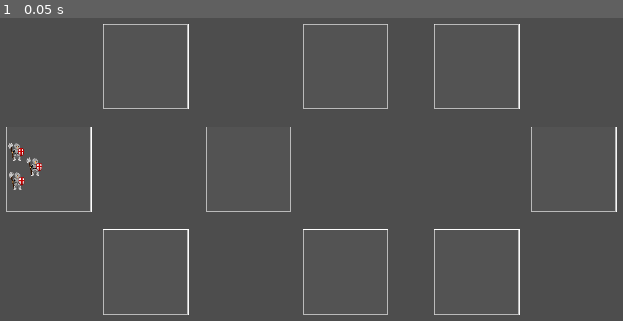
Above: before the commit, frame 1.
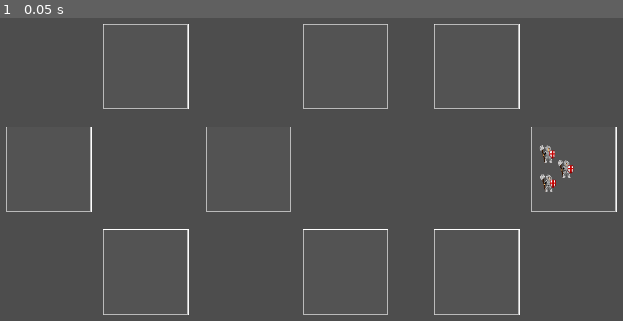
Above: after the commit, the same moment.

Repository: Gamnraa/GMTK-2023-Dungeon-Master
Game: Godot game, scene res://dungeon.tscn
Same seed, same stepped clock (60 frames per second), same inputs: the game is played once before the commit and once after it. The engine's default icon, where the game draws it, is replaced by a stand-in: a white triangle on a blue panel in a dark square.
Inputs:
- Up to frame 1 (0.05 s): no input

The runs differ from the first frame. In frame 1, 0.5% of the frame differs, in the area x 1-93%, y 41-58%.

Commit message:
Party members move to rooms correctly

Diff:
--- /dev/null
+++ b/dungeon.gd
@@ -0,0 +1,41 @@
+extends Node2D
+
+
+# Called when the node enters the scene tree for the first time.
+func _ready():
+	start()
+
+func start():
+	$room.next_rooms.append($room1_1)
+	$room.next_rooms.append($room1_2)
+
+	$room1_1.prev_rooms.append($room)
+	$room1_1.next_rooms.append($room2)
+
+	$room1_2.prev_rooms.append($room)
+	$room1_2.next_rooms.append($room2)
+
+	$room2.prev_rooms.append($room1_1)
+	$room2.prev_rooms.append($room1_2)
+	$room2.next_rooms.append($room2_1)
+	$room2.next_rooms.append($room2_2)
+
+	$room2_1.prev_rooms.append($room2)
+	$room2_1.next_rooms.append($room2_1_1)
+
+	$room2_2.prev_rooms.append($room2)
+	$room2_2.next_rooms.append($room_2_2_1)
+
+	$room2_1_1.prev_rooms.append($room2_1)
+	$room2_1_1.next_rooms.append($room3)
+
+	$room2_2_1.prev_rooms.append($room2_2)
+	$room2_2_1.next_rooms.append($room3)
+
+	print($room1_1.get_node("HeroPosition").position)
+	$party.move_to_room($room3)
+
+
+# Called every frame. 'delta' is the elapsed time since the previous frame.
+func _process(delta):
+	pass
--- a/dungeon.tscn
+++ b/dungeon.tscn
@@ -1,41 +1,43 @@
-[gd_scene load_steps=4 format=3 uid="uid://eymj55j4st1x"]
+[gd_scene load_steps=5 format=3 uid="uid://eymj55j4st1x"]
 
+[ext_resource type="Script" path="res://dungeon.gd" id="1_4htoj"]
 [ext_resource type="PackedScene" uid="uid://dld3l004t72k" path="res://room.tscn" id="1_sqd64"]
 [ext_resource type="PackedScene" uid="uid://b15ehv2gu1d4n" path="res://party.tscn" id="2_xa2to"]
 [ext_resource type="PackedScene" uid="uid://cmueeposqq4hp" path="res://entities/player.tscn" id="3_e0vf8"]
 
 [node name="dungeon" type="Node2D"]
 position = Vector2(46, 32)
+script = ExtResource("1_4htoj")
 
 [node name="room" parent="." instance=ExtResource("1_sqd64")]
 position = Vector2(5, 200)
 
-[node name="room2" parent="." instance=ExtResource("1_sqd64")]
+[node name="room1_1" parent="." instance=ExtResource("1_sqd64")]
 position = Vector2(175, 20)
 
-[node name="room3" parent="." instance=ExtResource("1_sqd64")]
+[node name="room1_2" parent="." instance=ExtResource("1_sqd64")]
 position = Vector2(175, 380)
 
-[node name="room4" parent="." instance=ExtResource("1_sqd64")]
+[node name="room2" parent="." instance=ExtResource("1_sqd64")]
 position = Vector2(355, 200)
 
-[node name="room5" parent="." instance=ExtResource("1_sqd64")]
+[node name="room2_2" parent="." instance=ExtResource("1_sqd64")]
 position = Vector2(525, 380)
 
-[node name="room6" parent="." instance=ExtResource("1_sqd64")]
+[node name="room2_1" parent="." instance=ExtResource("1_sqd64")]
 position = Vector2(525, 20)
 
-[node name="room7" parent="." instance=ExtResource("1_sqd64")]
+[node name="room2_1_1" parent="." instance=ExtResource("1_sqd64")]
 position = Vector2(755, 20)
 
-[node name="room8" parent="." instance=ExtResource("1_sqd64")]
+[node name="room2_2_1" parent="." instance=ExtResource("1_sqd64")]
 position = Vector2(755, 380)
 
-[node name="room9" parent="." instance=ExtResource("1_sqd64")]
+[node name="room3" parent="." instance=ExtResource("1_sqd64")]
 position = Vector2(925, 200)
 
 [node name="party" parent="." instance=ExtResource("2_xa2to")]
-position = Vector2(-346, 33)
+position = Vector2(55, 272)
 
 [node name="Player" parent="." instance=ExtResource("3_e0vf8")]
 position = Vector2(1110, 273)
--- a/party.gd
+++ b/party.gd
@@ -3,9 +3,15 @@
 var alive_members
 var moves_left = 0
 var in_combat
-var room
+var curr_room
 
 signal action_move(destination)
+
+func move_to_room(room):
+	curr_room = room
+	var offset_x = room.get_node("HeroPosition").position.x
+	var offset_y = room.get_node("HeroPosition").position.y
+	position = Vector2(room.position.x + offset_x, room.position.y + offset_y)
 
 func get_actions():
 	var revive_weight = alive_members.size() - get_children().size() * 20
@@ -21,7 +27,6 @@
 	start()
 
 func start():
-	room = 0
 	alive_members = []
 	#This is fine so long the only children of this node are our chars
 	for child in get_children():
--- a/party.tscn
+++ b/party.tscn
@@ -9,15 +9,15 @@
 script = ExtResource("1_yb3o6")
 
 [node name="man_at_arms" parent="." instance=ExtResource("2_lbyk8")]
-position = Vector2(370, 211)
+position = Vector2(0, -52)
 scale = Vector2(1, 1)
 
 [node name="paladin" parent="." instance=ExtResource("3_ome3f")]
-position = Vector2(371, 262)
+position = Vector2(1, -1)
 scale = Vector2(1, 1)
 
 [node name="cleric" parent="." instance=ExtResource("4_xa0tq")]
-position = Vector2(402, 237)
+position = Vector2(32, -26)
 
 [connection signal="dead" from="man_at_arms" to="." method="_on_man_at_arms_dead"]
 [connection signal="dead" from="paladin" to="." method="_on_paladin_dead"]
--- a/room.gd
+++ b/room.gd
@@ -1,8 +1,8 @@
 extends Area2D
 
 var num_monsters
-var next_rooms
-var prev_rooms
+var next_rooms: Array
+var prev_rooms: Array
 var has_party
 var has_trap
 var has_treasure
--- a/room.tscn
+++ b/room.tscn
@@ -28,4 +28,10 @@
 grow_horizontal = 2
 grow_vertical = 2
 
+[node name="HeroPosition" type="Marker2D" parent="."]
+position = Vector2(30, 100)
+
+[node name="MonsterPosition" type="Marker2D" parent="."]
+position = Vector2(170, 100)
+
 [connection signal="pressed" from="button" to="." method="_on_button_pressed"]
Not shown, added: art/Healer.png.import
